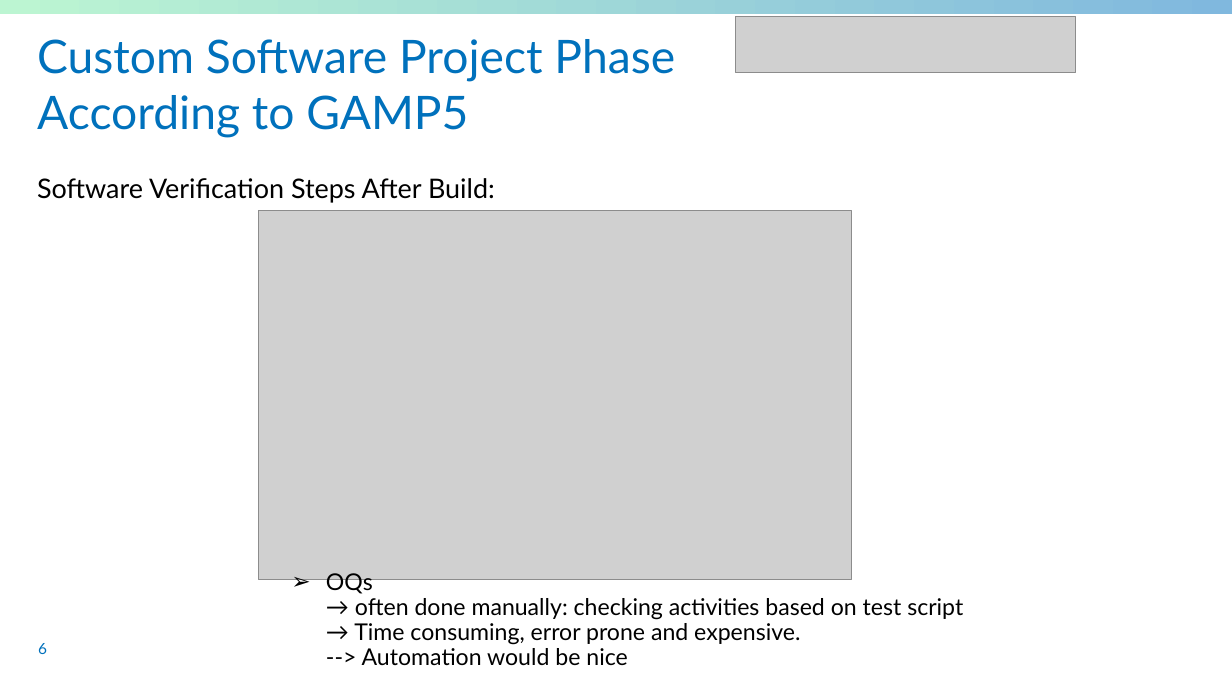
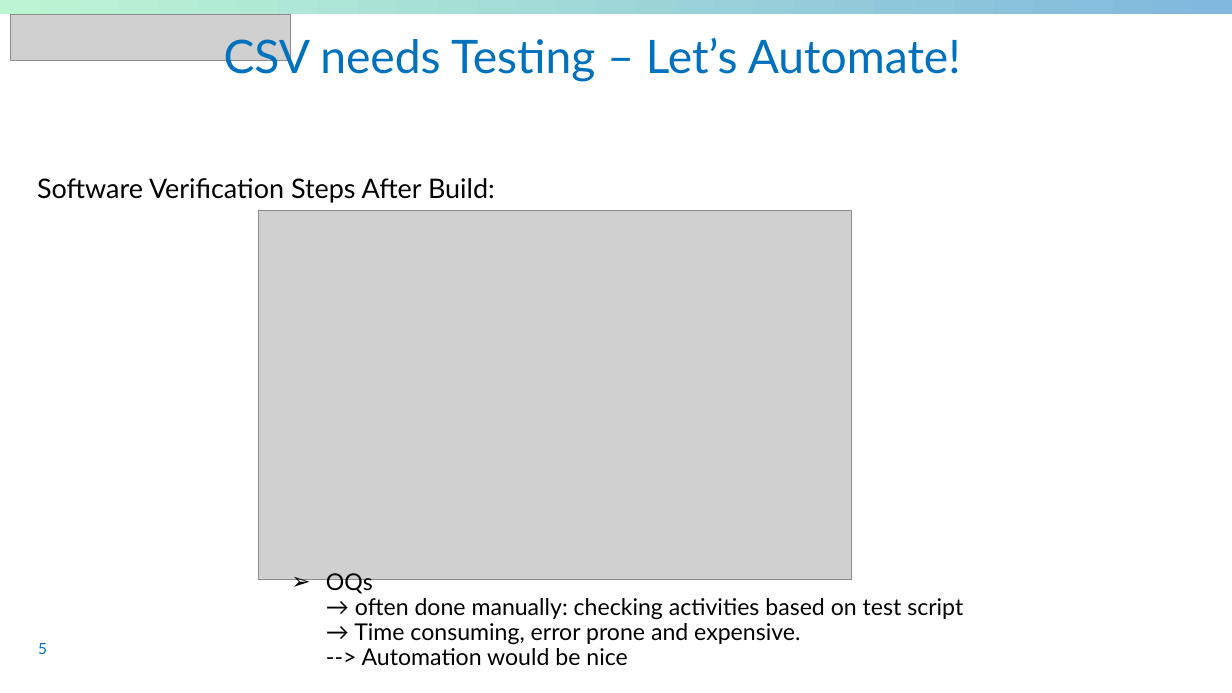
Before and after one commit to sableu/BDD4OQ, a slide deck: slide 5 of thesis/Presentation/FinalPresentation.pptx (slide 6 before the commit). Drawn at 1232x693 pixels with LibreOffice and Linux fonts; fonts in the diff are those of the drawing; grey boxes stand for pictures; background and template pictures are left out. Boxes give left, top, right and bottom in pixels: in the first picture for what was removed or moved away, otherwise in the second. Text is boxed around its words. In the diff, an @@ line names an element or a change of style, - is before the commit and + after.

```diff
--- a/thesis/Presentation/FinalPresentation.pptx
+++ b/thesis/Presentation/FinalPresentation.pptx
@@ picture added at bbox=[11, 15, 291, 61] @@
@@ picture removed at bbox=[736, 17, 1077, 73] @@
@@ title at bbox=[224, 33, 961, 82]: text changed @@
-Custom Software Project Phase
-According to GAMP5
+CSV needs Testing – Let’s Automate!
@@ page number at bbox=[38, 643, 47, 654]: text changed @@
-6
+5
```
Also in this commit, not shown: 8 other slides changed, 18 slides added, 11 slides removed, 1 other file.
